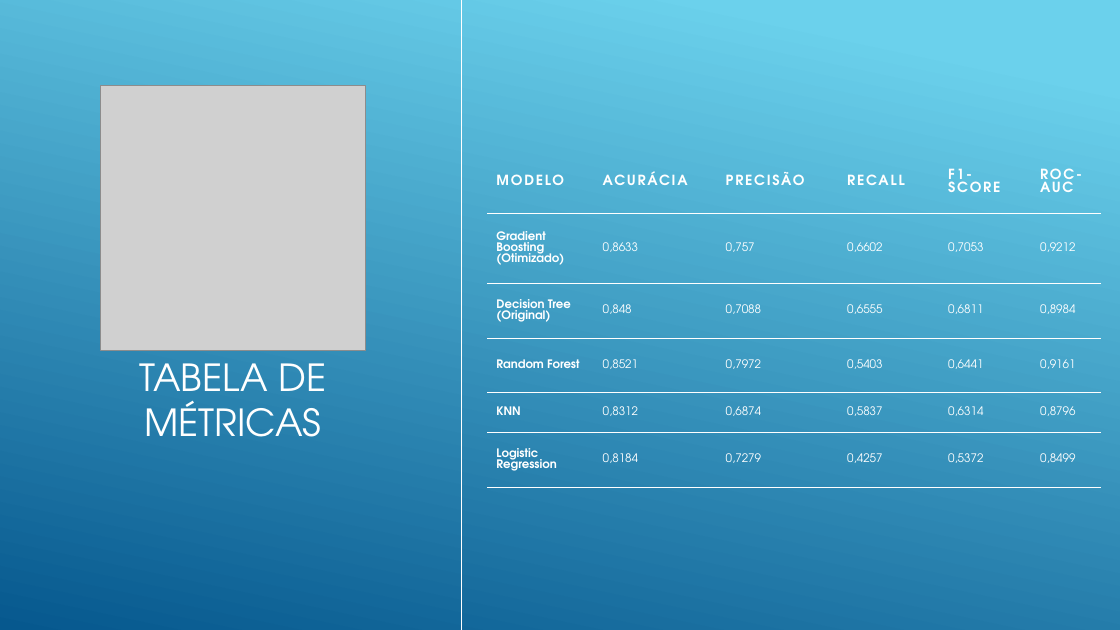
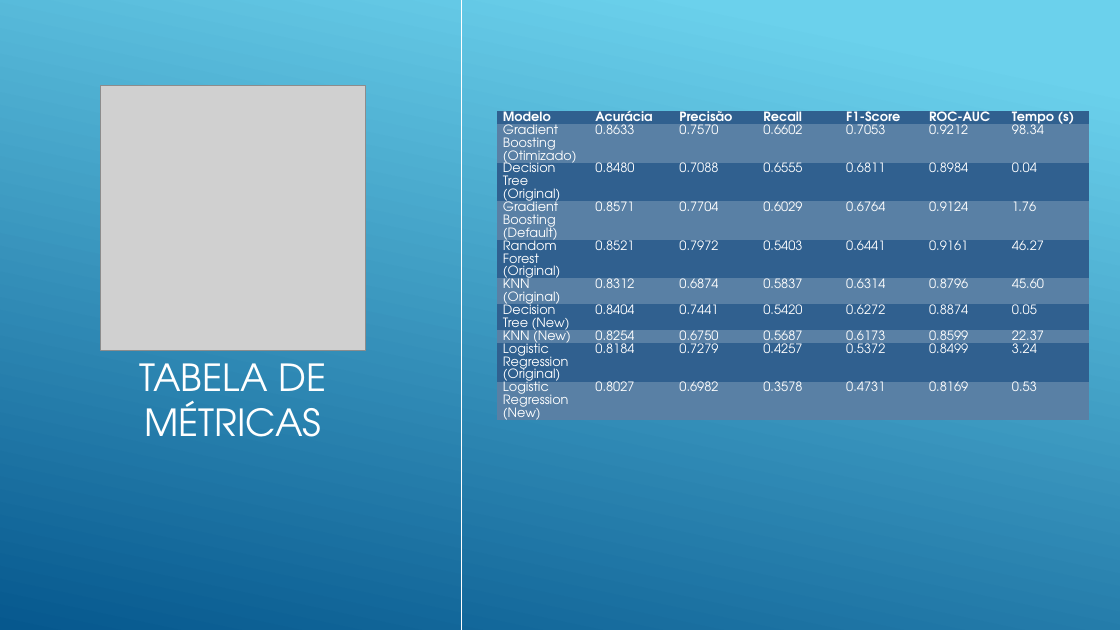
Before and after one commit to lincolngmc/caixaVersoGrupo5Modulo2, a slide deck: slide 8 of segmentacao_clientes_alta_renda.pptx (slide 11 before the commit). Drawn at 1120x630 pixels with LibreOffice and Linux fonts; fonts in the diff are those of the drawing; grey boxes stand for pictures. Boxes give left, top, right and bottom in pixels: in the first picture for what was removed or moved away, otherwise in the second. Text is boxed around its words. In the diff, an @@ line names an element or a change of style, - is before the commit and + after.

```diff
--- a/segmentacao_clientes_alta_renda.pptx
+++ b/segmentacao_clientes_alta_renda.pptx
@@ table at [497, 111, 1090, 499] @@
-MODELO | ACURÁCIA | PRECISÃO | RECALL | F1-SCORE | ROC-AUC
-Gradient Boosting (Otimizado) | 0,8633 | 0,757 | 0,6602 | 0,7053 | 0,9212
-Decision Tree (Original) | 0,848 | 0,7088 | 0,6555 | 0,6811 | 0,8984
-Random Forest | 0,8521 | 0,7972 | 0,5403 | 0,6441 | 0,9161
-KNN | 0,8312 | 0,6874 | 0,5837 | 0,6314 | 0,8796
-Logistic Regression | 0,8184 | 0,7279 | 0,4257 | 0,5372 | 0,8499
+Modelo | Acurácia | Precisão | Recall | F1-Score | ROC-AUC | Tempo (s)
+Gradient Boosting (Otimizado) | 0.8633 | 0.7570 | 0.6602 | 0.7053 | 0.9212 | 98.34
+Decision Tree (Original) | 0.8480 | 0.7088 | 0.6555 | 0.6811 | 0.8984 | 0.04
+Gradient Boosting (Default) | 0.8571 | 0.7704 | 0.6029 | 0.6764 | 0.9124 | 1.76
+Random Forest (Original) | 0.8521 | 0.7972 | 0.5403 | 0.6441 | 0.9161 | 46.27
+KNN (Original) | 0.8312 | 0.6874 | 0.5837 | 0.6314 | 0.8796 | 45.60
+Decision Tree (New) | 0.8404 | 0.7441 | 0.5420 | 0.6272 | 0.8874 | 0.05
+KNN (New) | 0.8254 | 0.6750 | 0.5687 | 0.6173 | 0.8599 | 22.37
+Logistic Regression (Original) | 0.8184 | 0.7279 | 0.4257 | 0.5372 | 0.8499 | 3.24
+Logistic Regression (New) | 0.8027 | 0.6982 | 0.3578 | 0.4731 | 0.8169 | 0.53
@@ table: place and size @@
-table at [487, 151, 1101, 487]
+table at [497, 111, 1090, 499]
```
Also in this commit, not shown: 3 other slides changed, 4 slides added, 11 slides removed, 1 other file.
